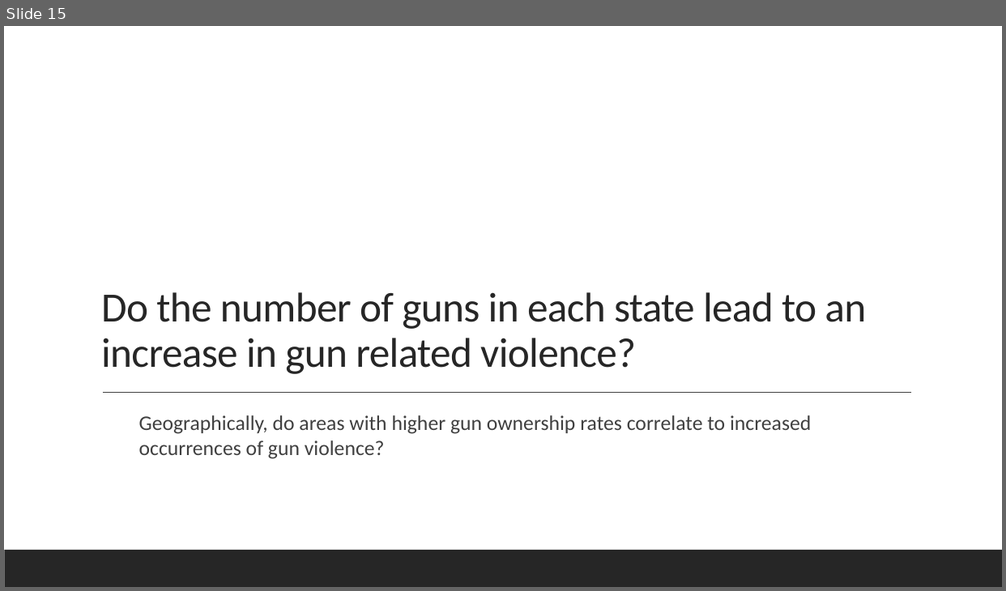
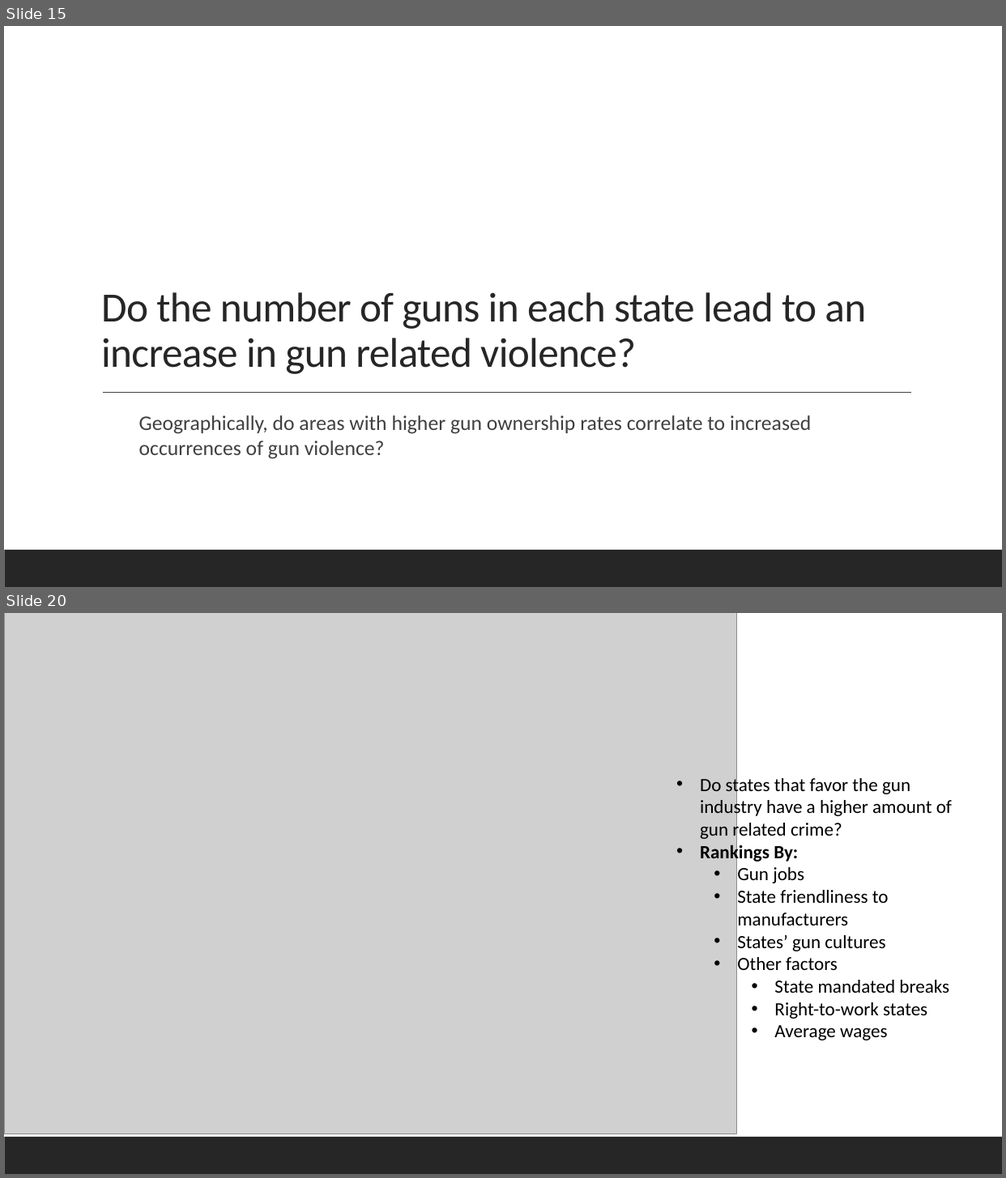
Before and after one commit to KyleYounghans/GunViolenceDataAnalysis, a slide deck: Gun Violence in the US (07.18.19).pptx. Shown one above the other, each under a label of ours: slide 15 before the commit, slides 15 and 20 after it; the slides between them are not shown. The pictures are 1006x591 and 1006x1178 pixels, drawn with LibreOffice and Linux fonts; fonts in the diff are those of the drawing; grey boxes stand for pictures. Boxes give left, top, right and bottom in pixels: in the first picture for what was removed or moved away, otherwise in the second. Text is boxed around its words. In the diff, an @@ line names an element or a change of style, - is before the commit and + after.

```diff
--- a/Gun Violence in the US (07.18.19).pptx
+++ b/Gun Violence in the US (07.18.19).pptx
@@ slide 20 added at (4, 613, 1002, 1174), background #FFFFFF; not listed: 1 template element that a slide beside it also shows @@
@@ picture added at (4, 613, 737, 1134) @@
@@ text added at (700, 775, 952, 1041), 18 pt, text #000000 @@
+• Do states that favor the gun industry have a higher amount of gun related crime?
+• Rankings By:
+  • Gun jobs
+  • State friendliness to manufacturers
+  • States’ gun cultures
+  • Other factors
+    • State mandated breaks
+    • Right-to-work states
+    • Average wages
```
Also in this commit, not shown: 1 slide changed, 6 other slides added, 1 slide removed, 19 other files.
